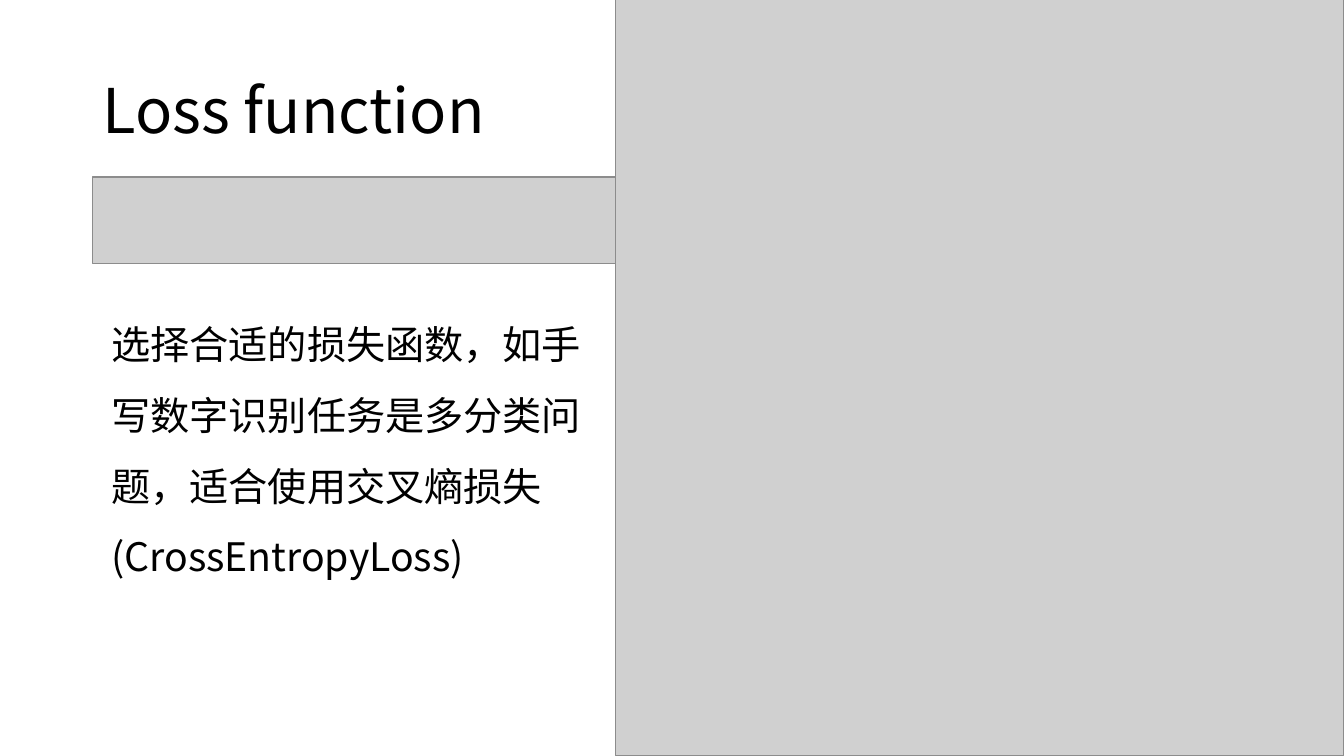
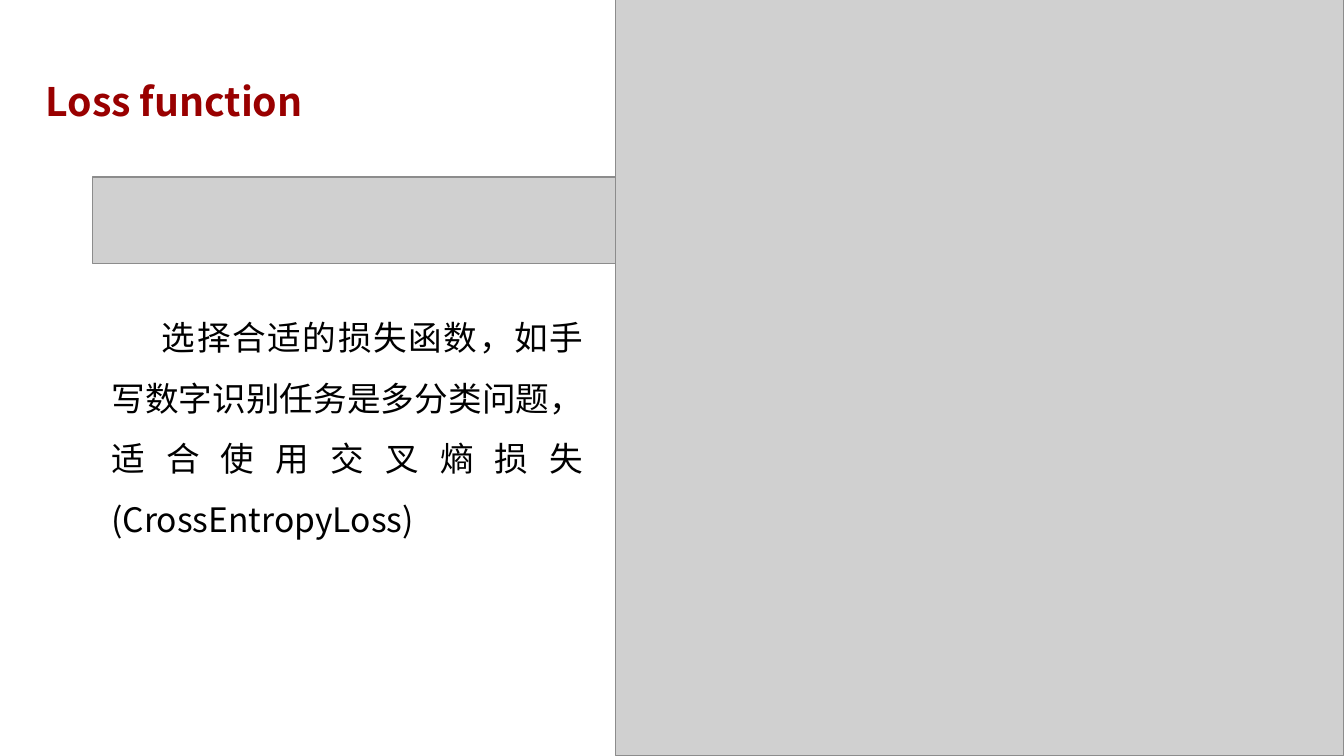
Before and after one commit to mindspore-courses/CradleOfAI, a slide deck: slide 12 of MindSpore做深度学习训练.pptx (slide 9 before the commit). Drawn at 1344x756 pixels with LibreOffice and Linux fonts; fonts in the diff are those of the drawing; grey boxes stand for pictures; background and template pictures are left out. Boxes give left, top, right and bottom in pixels: in the first picture for what was removed or moved away, otherwise in the second. Text is boxed around its words. In the diff, an @@ line names an element or a change of style, - is before the commit and + after.

```diff
--- a/MindSpore做深度学习训练.pptx
+++ b/MindSpore做深度学习训练.pptx
@@ title "Loss function" moved from (x1=102, y1=83, x2=485, y2=134) to (x1=46, y1=84, x2=303, y2=117) @@
@@ title "Loss function" at (x1=46, y1=84, x2=303, y2=117): size 44 to 28 pt, text colour #000000 to #990000, bold on @@
@@ text "选择合适的损失函数，如手写数字识别任务是多分类问题，适合使用交叉熵损失(CrossEntropyLoss)" at (x1=111, y1=321, x2=584, y2=540): size 28 to 24 pt; alignment left to justified; indent changed @@
```
Also in this commit, not shown: 22 other slides changed, 4 slides added, 2 slides removed, 28 other files.
